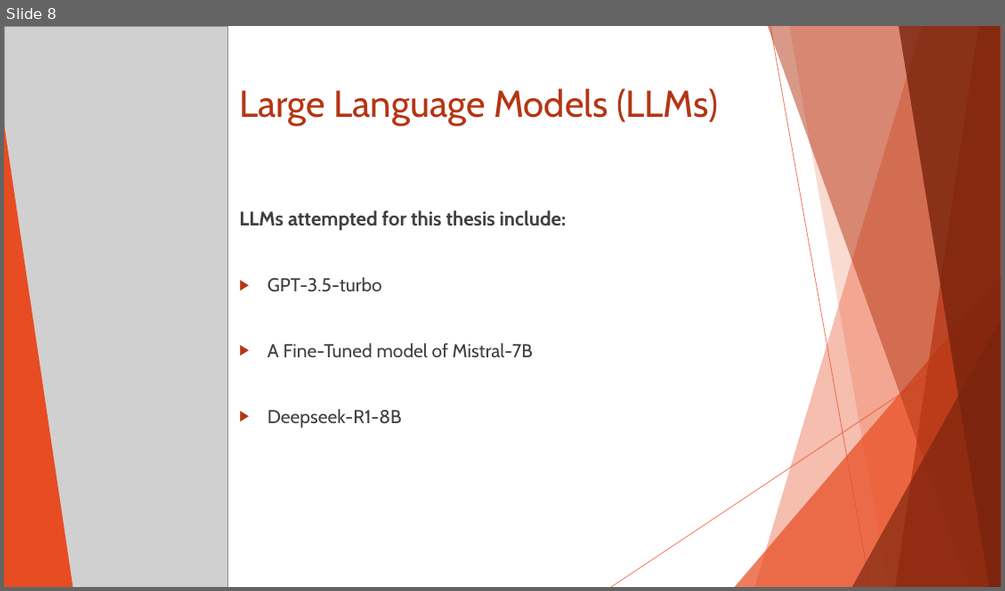
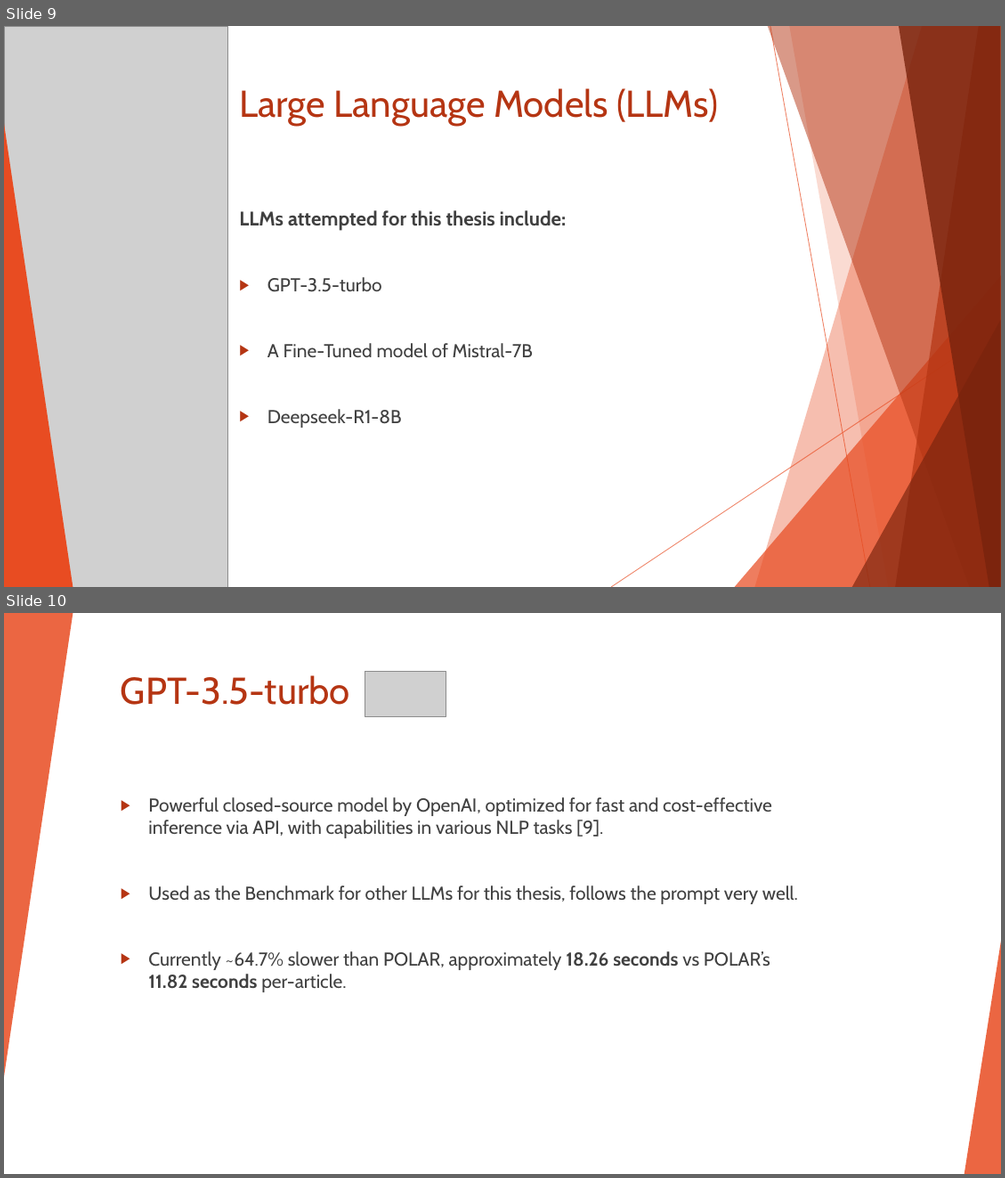
Before and after one commit to amodes01/ADE, a slide deck: Documentation/Thesis_Defend.PPTX. Shown one above the other, each under a label of ours: slide 8 before the commit, slides 9 and 10 after it. The pictures are 1005x591 and 1005x1178 pixels, drawn with LibreOffice and Linux fonts; fonts in the diff are those of the drawing; grey boxes stand for pictures. Boxes give left, top, right and bottom in pixels: in the first picture for what was removed or moved away, otherwise in the second. Text is boxed around its words. In the diff, an @@ line names an element or a change of style, - is before the commit and + after.

```diff
--- a/Documentation/Thesis_Defend.PPTX
+++ b/Documentation/Thesis_Defend.PPTX
@@ slide 10 added at [4, 613, 1001, 1174], background #FFFFFF; not listed: 10 template elements that a slide beside it also shows @@
@@ rectangle added at [4, 613, 1001, 1174], fill #FFFFFF @@
@@ triangle added at [4, 613, 73, 1077], fill #E84C22 at 85% opacity @@
@@ title added at [121, 675, 350, 705], 36 pt, text #B53513 @@
+GPT-3.5-turbo
@@ picture added at [365, 672, 446, 717] @@
@@ text added at [148, 797, 798, 992], 18 pt, text #404040 @@
+▶ Powerful closed-source model by OpenAI, optimized for fast and cost-effective inference via API, with capabilities in various NLP tasks [9].
+▶ Used as the Benchmark for other LLMs for this thesis, follows the prompt very well.
+▶ Currently ~64.7% slower than POLAR, approximately 18.26 seconds vs POLAR’s 11.82 seconds per-article.
@@ triangle added at [964, 941, 1001, 1174], fill #E84C22 at 85% opacity @@
@@ what was slide 8 is now slide 9 @@
```
Also in this commit, not shown: 15 slides changed, 9 other slides added, 7 slides removed, 3 other files.
